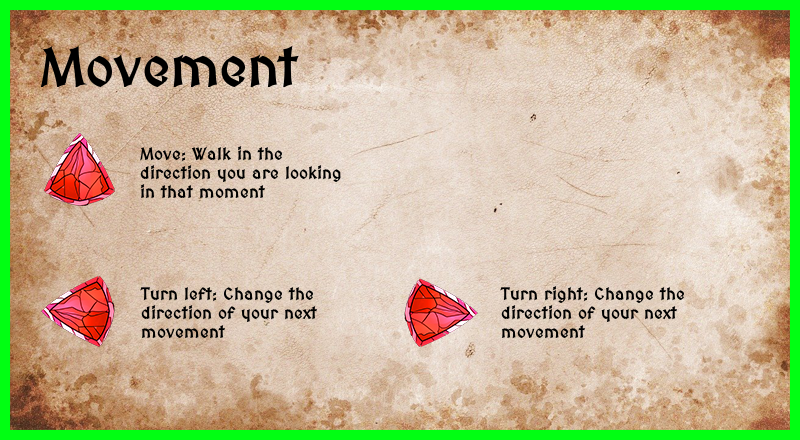
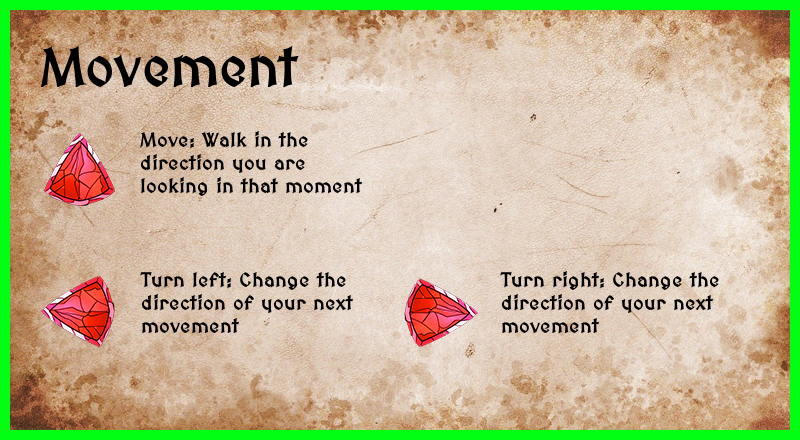
Two versions of the same layered image (800px x 440px). Layer-by-layer changes:
painted on "Turn left: Change the directio..." over [left=140, top=272, right=354, bottom=338]
painted on "Turn right: Change the directi..." over [left=500, top=271, right=719, bottom=338]
painted on "Move: Walk in the direction yo..." over [left=140, top=131, right=363, bottom=198]
